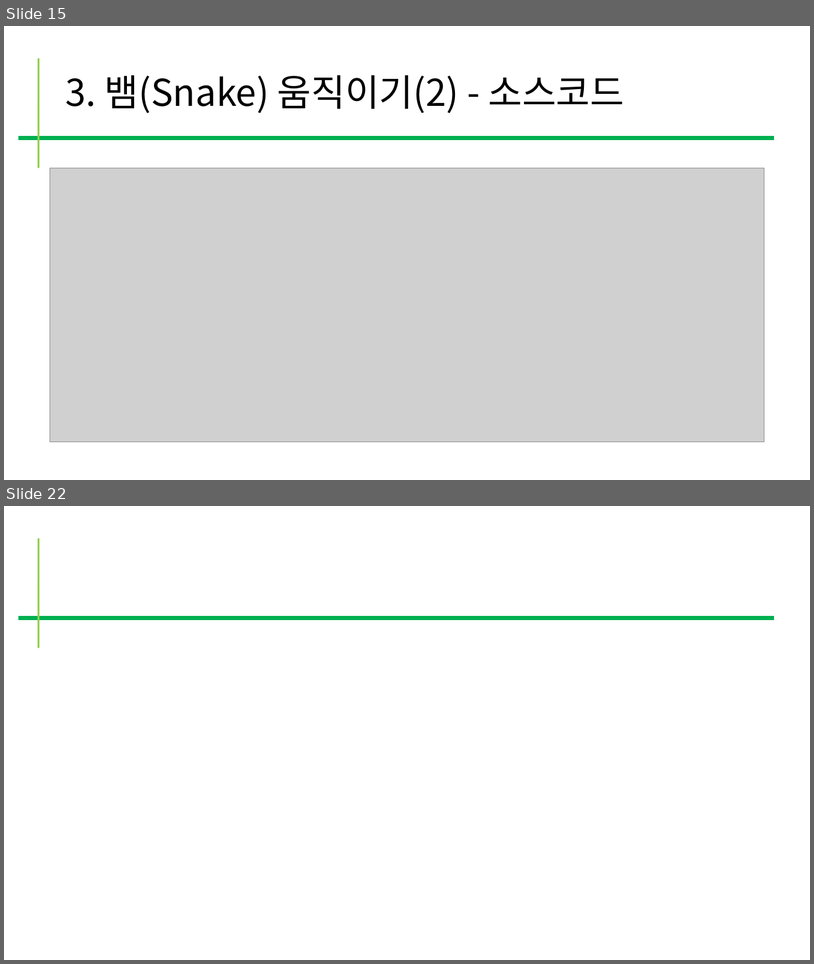
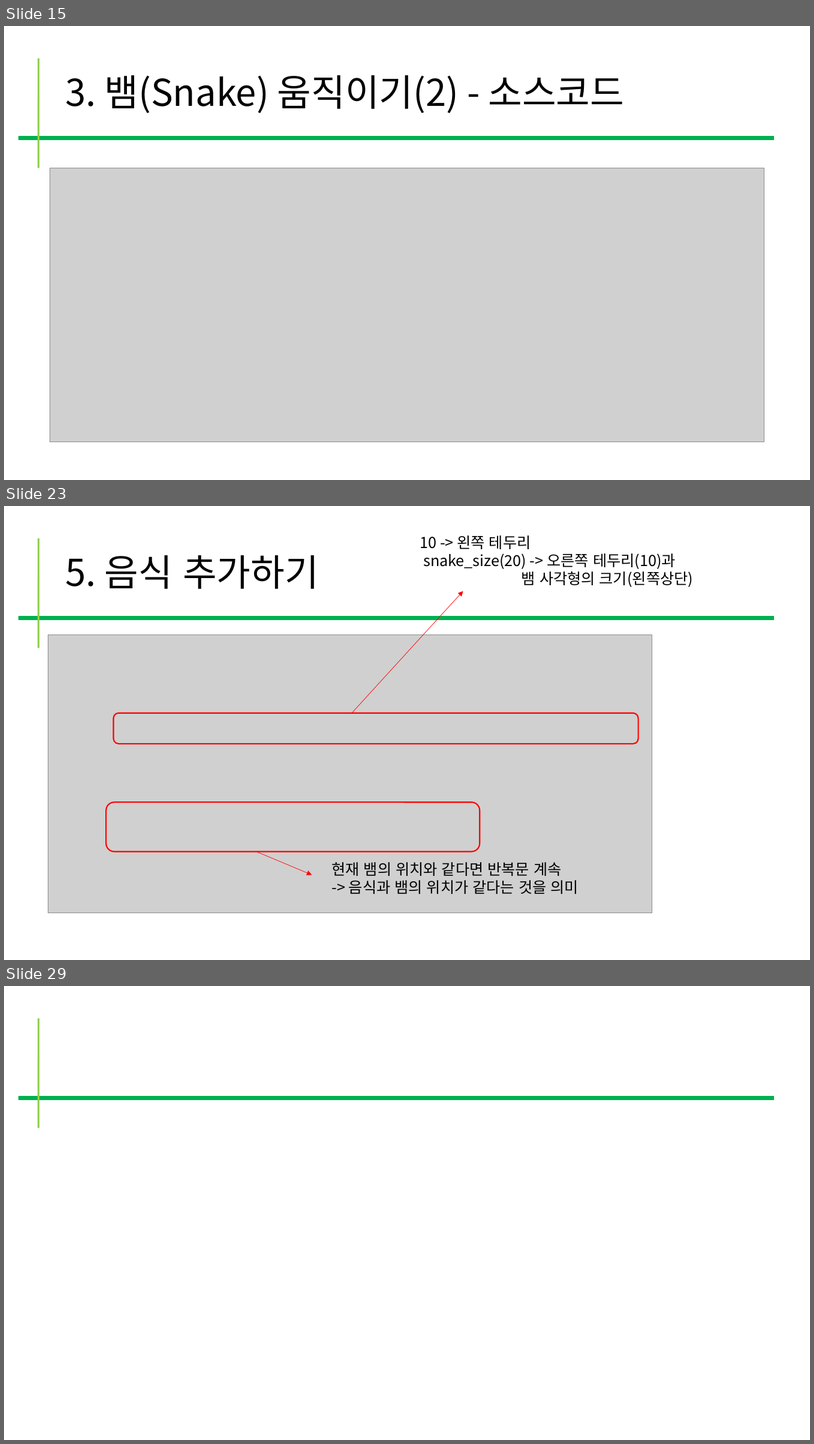
Before and after one commit to kig2929kig/ui, a slide deck: snake.pptx. Shown one above the other, each under a label of ours: slides 15 and 22 before the commit, slides 15, 23 and 29 after it; the slides between them are not shown. The pictures are 814x964 and 814x1444 pixels, drawn with LibreOffice and Linux fonts; fonts in the diff are those of the drawing; grey boxes stand for pictures. Boxes give left, top, right and bottom in pixels: in the first picture for what was removed or moved away, otherwise in the second. Text is boxed around its words. In the diff, an @@ line names an element or a change of style, - is before the commit and + after.

```diff
--- a/snake.pptx
+++ b/snake.pptx
@@ slide 23 added at (4, 506, 810, 960), background #FFFFFF @@
@@ line added from (38, 538) to (38, 648), #92D050 2.25 pt @@
@@ text added at (420, 535, 693, 587), 18 pt, text #000000 @@
+10 -> 왼쪽 테두리
+snake_size(20) -> 오른쪽 테두리(10)과
+뱀 사각형의 크기(왼쪽상단)
@@ title added at (65, 555, 319, 589), 44 pt, text #000000 @@
+5. 음식 추가하기
@@ arrow added from (352, 713) to (463, 591), #FF0000 0.5 pt @@
@@ line added from (18, 618) to (775, 618), #00B050 4.5 pt @@
@@ picture added at (48, 635, 653, 913) @@
@@ rounded rectangle added at (113, 713, 639, 744), outline #FF0000 1.5 pt @@
@@ rounded rectangle added at (106, 802, 480, 852), outline #FF0000 1.5 pt @@
@@ arrow added from (256, 852) to (312, 874), #FF0000 0.5 pt @@
@@ text added at (332, 862, 579, 894), 18 pt, text #000000 @@
+현재 뱀의 위치와 같다면 반복문 계속
+-> 음식과 뱀의 위치가 같다는 것을 의미
@@ what was slide 22 is now slide 29 @@
```
Also in this commit, not shown: 7 slides changed, 7 other slides added.
